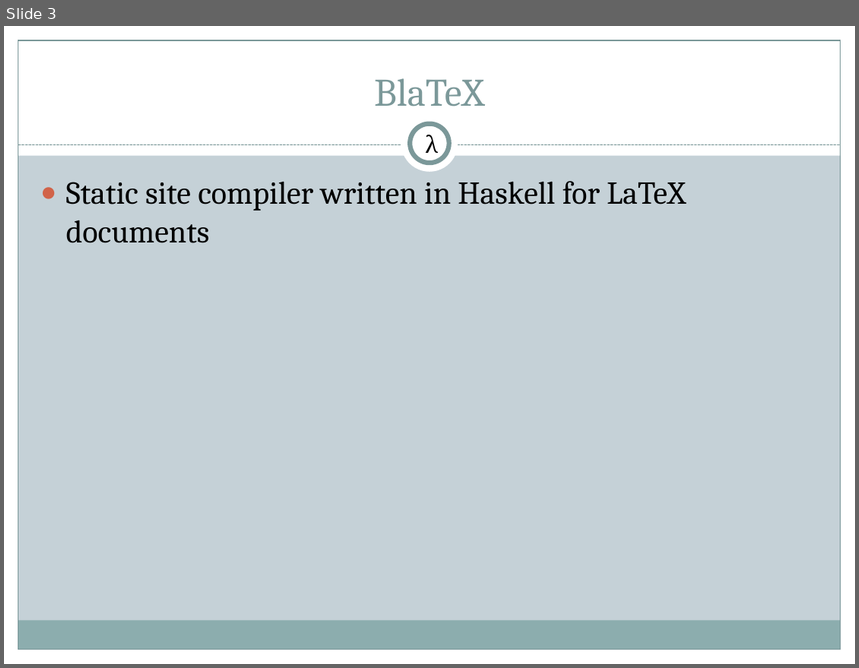
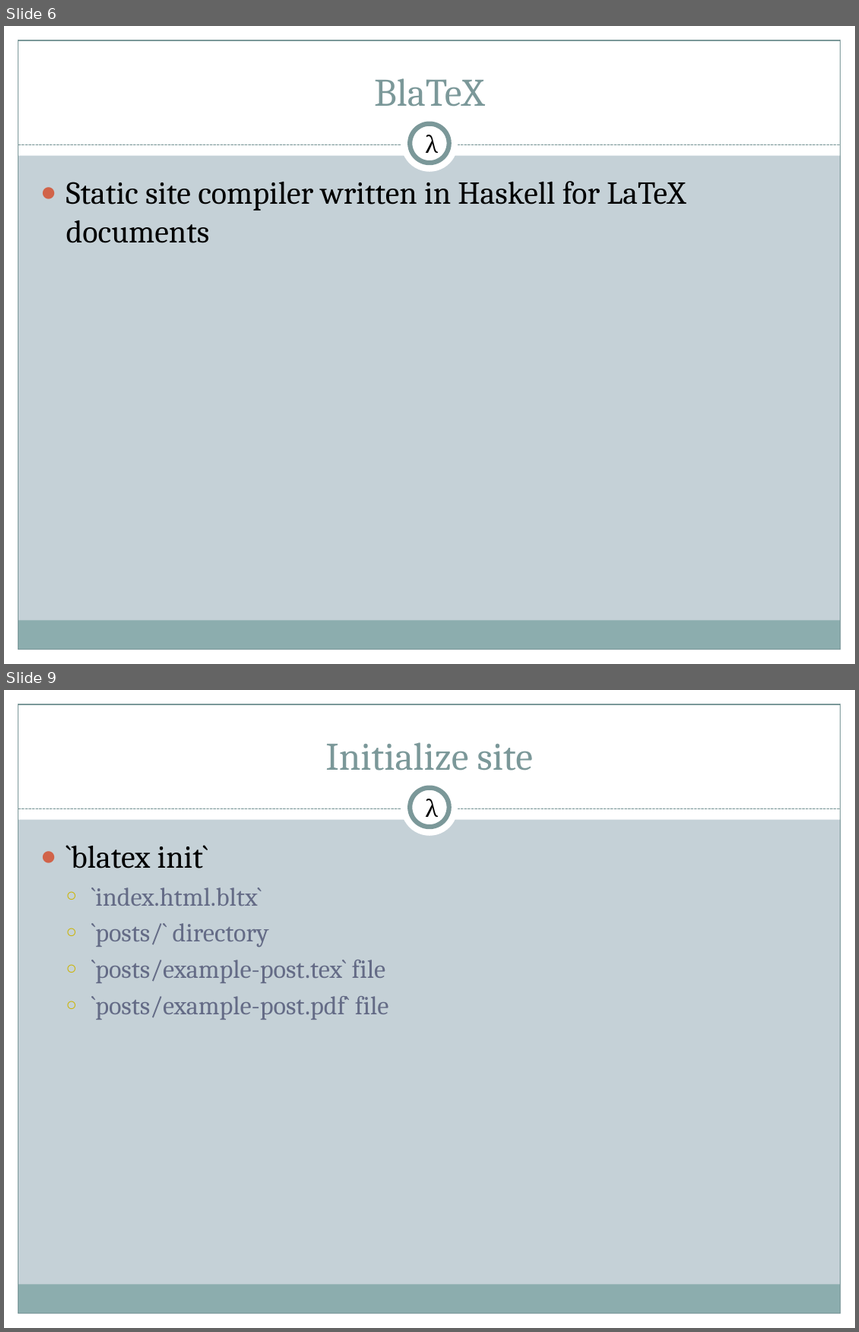
Before and after one commit to 2016rshah/Meta-BlaTeX, a slide deck: Presentations/Final_Presentation.pptx. Shown one above the other, each under a label of ours: slide 3 before the commit, slides 6 and 9 after it; the slides between them are not shown. The pictures are 859x668 and 859x1332 pixels, drawn with LibreOffice and Linux fonts; fonts in the diff are those of the drawing. Boxes give left, top, right and bottom in pixels: in the first picture for what was removed or moved away, otherwise in the second. Text is boxed around its words. In the diff, an @@ line names an element or a change of style, - is before the commit and + after.

```diff
--- a/Presentations/Final_Presentation.pptx
+++ b/Presentations/Final_Presentation.pptx
@@ slide 9 added at <box>4,690,855,1328</box>, background #C5D1D7; not listed: 9 template elements that a slide beside it also shows @@
@@ title added at <box>325,742,533,771</box>, 33 pt, text #7C999A @@
+Initialize site
@@ text added at <box>426,799,439,823</box>, 20 pt, text #000000 @@
+λ
@@ text added at <box>66,845,389,1020</box>, 22 pt, text #646B86 @@
+● `blatex init`
+  ○ `index.html.bltx`
+  ○ `posts/` directory
+  ○ `posts/example-post.tex` file
+  ○ `posts/example-post.pdf` file
@@ what was slide 3 is now slide 6 @@
```
Also in this commit, not shown: 1 slide changed, 11 other slides added.
